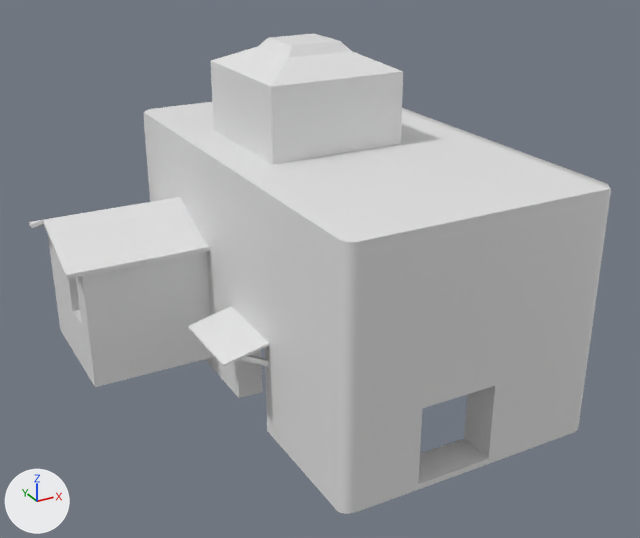
Before and after pictures for a commit that changed the Blender file data/Assets/Meshes/Parts/Building 3.blend.
One viewpoint serves both versions: a camera (50 mm lens) standing at (-19.5, -36.6, 23.9) and looking at (-0.4, -1.8, 6.5). The lights are fixed; the arrows at lower left show +X, +Y and +Z.
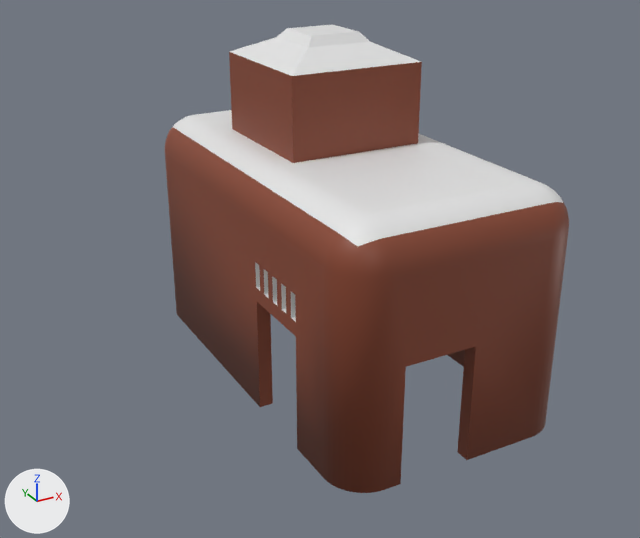
Not drawn themselves, but carrying or shaping drawn objects: ob_cube_029, ob_cube_001, ob_cube_002, ob_cube_028, ob_cube_008, ob_cube_027.

Diff of the bpy script that builds the scene:
```diff
--- a/data/Assets/Meshes/Parts/Building 3.blend.py
+++ b/data/Assets/Meshes/Parts/Building 3.blend.py
@@ me_cube_007 @@
-me_cube_007.from_pydata(...)  # 105 vertices, 101 faces; spans x 9.1..22.3, y 21.1..43.9, z 4.5..16.5
+me_cube_007.from_pydata(...)  # 8 vertices, 5 faces; spans x -6.6..5.4, y -10.9..10.9, z -16.3..-4.4
+# me_cube_007 part 2: the whole mesh is rebuilt
 me_cube_007.materials.append(mat_material)
+me_cube_007.materials.append(mat_m_bricks)  # brown #8a4731
@@ me_cube_019 @@
 me_cube_019.from_pydata(...)  # 20 vertices, 17 faces; spans x -1.0..1.0, y -1.0..1.0, z -1.0..1.62
 # used by ob_cube_010; location = (0.77, 1.91, 13.57); scale = (3.47, 3.47, 2.06)
+# me_cube_019 part 1: all 4 faces centred in x -1.0..1.0, y -1.0..1.0, z 0.0 switch from mat_material (its picture is missing) to mat_m_bricks (brown #8b4731)
@@ ob_cube_006 @@
-ob_cube_006 = bpy.data.objects.new('Cube.006', me_cube_006)
@@ ob_cube_007 @@
 ob_cube_007 = bpy.data.objects.new('Cube.007', me_cube_007)
-ob_cube_007.location = (-13.71, -32.55, -4.43)
+ob_cube_007.location = (2.49, 0.07, 16.39)
+_m = ob_cube_007.modifiers.new('Bevel', 'BEVEL')
+_m.width = 1.93
+_m.width_pct = 1.93
+_m.segments = 10
+_m = ob_cube_007.modifiers.new('Solidify', 'SOLIDIFY')
+_m.thickness = 0.7
+_m = ob_cube_007.modifiers.new('Boolean', 'BOOLEAN')
+_m.object = ob_cube_001
+_m = ob_cube_007.modifiers.new('Boolean.001', 'BOOLEAN')
+_m.object = ob_cube_002
+_m = ob_cube_007.modifiers.new('Boolean.002', 'BOOLEAN')
+_m.object = ob_cube_028
+_m = ob_cube_007.modifiers.new('Boolean.003', 'BOOLEAN')
+_m.object = ob_cube_008
+_m = ob_cube_007.modifiers.new('Boolean.004', 'BOOLEAN')
+_m.object = ob_cube_027
+_m = ob_cube_007.modifiers.new('Triangulate', 'TRIANGULATE')
@@ ob_cube_008 @@
 ob_cube_008 = bpy.data.objects.new('Cube.008', me_cube_008)
-ob_cube_008.location = (3.558, -2.718, 2.116)
-ob_cube_008.scale = (9.13, 1.62, 2.62)
+ob_cube_008.location = (6.762, -4.025, 5.151)
+ob_cube_008.scale = (1.83, 0.588, 2.5)
 ob_cube_008.hide_set(True)
@@ ob_cube_011 @@
-ob_cube_011 = bpy.data.objects.new('Cube.011', me_cube_011)
@@ ob_cube_027 @@
 ob_cube_027 = bpy.data.objects.new('Cube.027', me_cube_027)
-ob_cube_027.location = (-6.611, 5.836, 3.311)
-ob_cube_027.scale = (3.56, 2.67, 3.31)
+ob_cube_027.location = (4.603, 10.63, 5.151)
+ob_cube_027.rotation_euler = (0.0, 0.0, 1.571)  # degrees (0, 0, 90)
+ob_cube_027.scale = (1.83, 0.443, 2.5)
 ob_cube_027.hide_set(True)
@@ ob_cube_028 @@
 ob_cube_028 = bpy.data.objects.new('Cube.028', me_cube_028)
-ob_cube_028.location = (-3.662, 5.92, 2.012)
-ob_cube_028.scale = (1.58, 1.58, 2.34)
+ob_cube_028.location = (-3.77, -6.132, 7.217)
+ob_cube_028.scale = (1.68, 0.223, 0.646)
 ob_cube_028.hide_set(True)
@@ ob_cube_029 @@
-ob_cube_029 = bpy.data.objects.new('Cube.029', me_cube_029)
@@ ob_cube_061 @@
-ob_cube_061 = bpy.data.objects.new('Cube.061', me_cube_061)
@@ ob_cube_010 @@
 ob_cube_010 = bpy.data.objects.new('Cube.010', me_cube_019)
-ob_cube_010.location = (0.77, 1.91, 13.57)
+ob_cube_010.location = (1.8, 1.91, 13.93)
 ob_cube_010.scale = (3.47, 3.47, 2.06)
@@ ob_cube_001 @@
+ob_cube_001 = bpy.data.objects.new('Cube.001', me_cube_001)  # a box spanning x -1.78..1.78, y -1.0..1.0, z -12.48..-6.15; in mat_m_bricks (brown #8a4731)
+ob_cube_001.location = (0.398, -10.43, 12.01)
@@ ob_cube_002 @@
+ob_cube_002 = bpy.data.objects.new('Cube.002', me_cube_002)  # a box spanning x -1.15..1.15, y -0.27..3.72, z -12.18..-6.15; in mat_m_bricks (brown #8a4731)
+ob_cube_002.location = (-3.77, -6.08, 12.01)
```

Changed parts and their boxes [x1, y1, x2, y2] in the pictures (640 x 538 px):
'Cube.007', reshaped, moved, modifiers changed, rescaled, turned
    before: [143, 102, 611, 514]
    after: [165, 110, 569, 493]
'Cube.006', deleted
    before: [29, 197, 213, 387]
'Cube.010', recoloured, moved (grey to brown)
    before: [210, 34, 403, 164]
    after: [229, 25, 422, 163]
'Cube.011', deleted
    before: [188, 307, 269, 367]
'Cube.061', deleted
    before: [240, 355, 269, 366]
part 1 of me_cube_019, recoloured (grey to brown)
    both: [292, 72, 403, 161]
